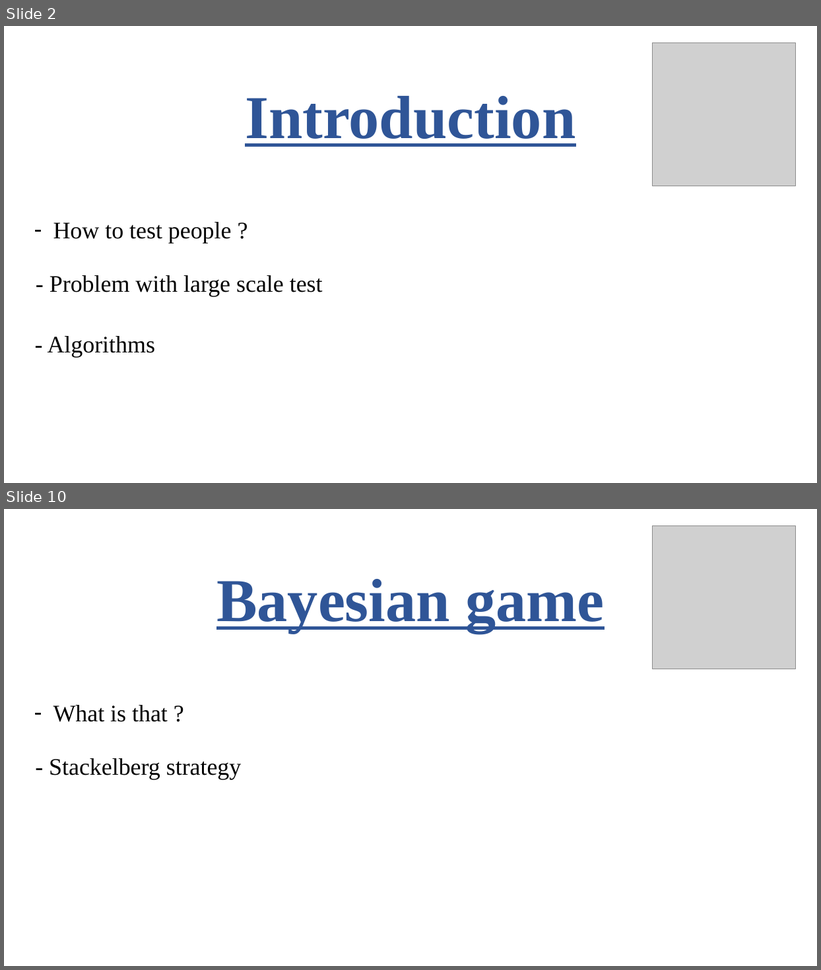
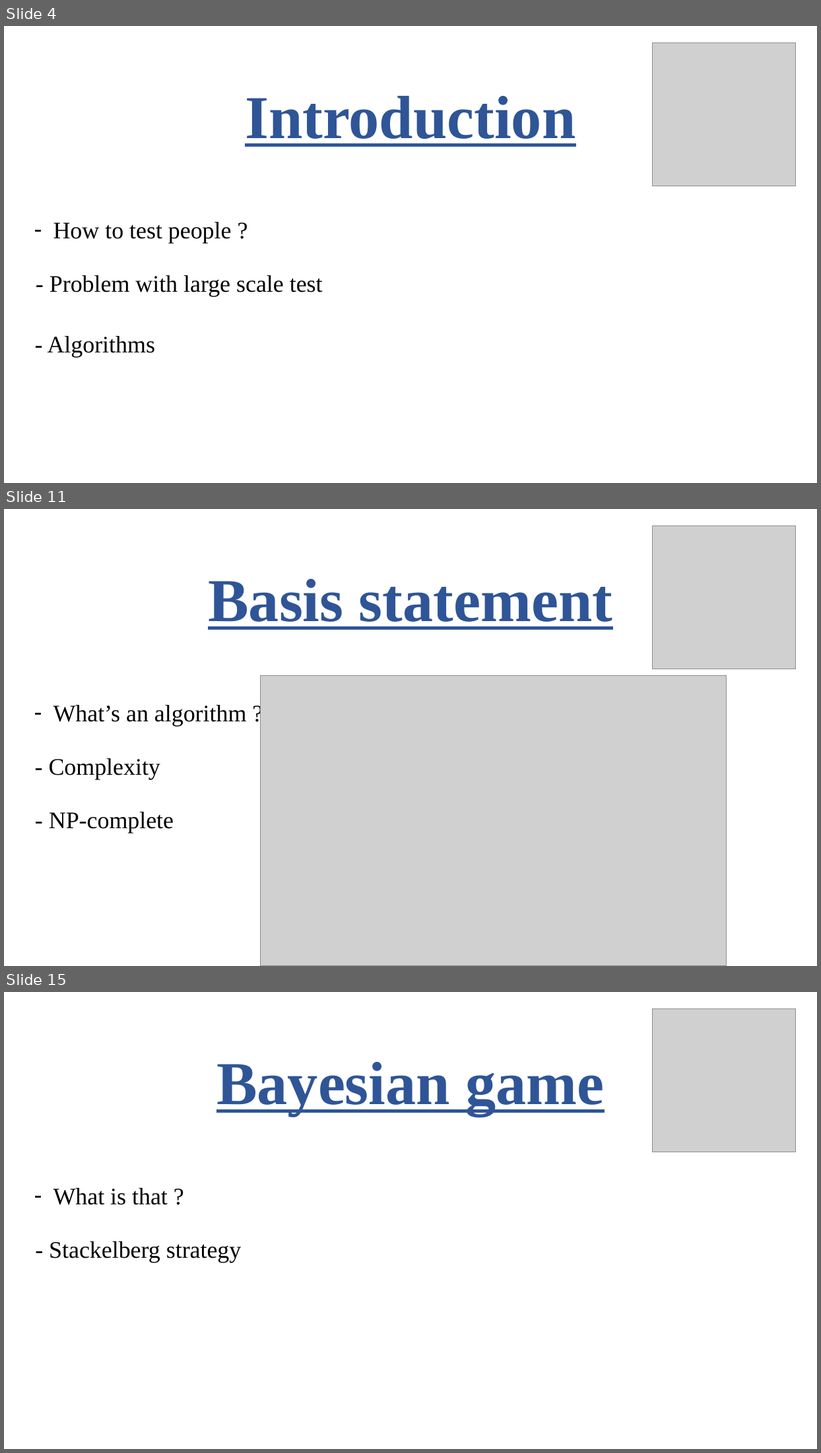
Before and after one commit to robinengels/Anglais, a slide deck: Anglais.pptx. Shown one above the other, each under a label of ours: slides 2 and 10 before the commit, slides 4, 11 and 15 after it; the slides between them are not shown. The pictures are 821x970 and 821x1453 pixels, drawn with LibreOffice and Linux fonts; fonts in the diff are those of the drawing; grey boxes stand for pictures. Boxes give left, top, right and bottom in pixels: in the first picture for what was removed or moved away, otherwise in the second. Text is boxed around its words. In the diff, an @@ line names an element or a change of style, - is before the commit and + after.

```diff
--- a/Anglais.pptx
+++ b/Anglais.pptx
@@ slide 11 added at <box>4,509,817,966</box>, background #FFFFFF @@
@@ picture added at <box>653,526,796,669</box> @@
@@ text added at <box>208,579,613,630</box>, 72 pt, text #2F5597, bold, underline @@
+Basis statement
@@ picture added at <box>261,675,726,966</box> @@
@@ text added at <box>54,705,246,726</box>, 28 pt, text #000000 @@
+– What’s an algorithm ?
@@ text added at <box>49,758,160,780</box>, 28 pt, text #000000 @@
+- Complexity
@@ text added at <box>49,812,174,833</box>, 28 pt, text #000000 @@
+- NP-complete
@@ what was slide 2 is now slide 4 @@
@@ what was slide 10 is now slide 15 @@
```
Also in this commit, not shown: 7 slides changed, 7 other slides added, 3 slides removed.
